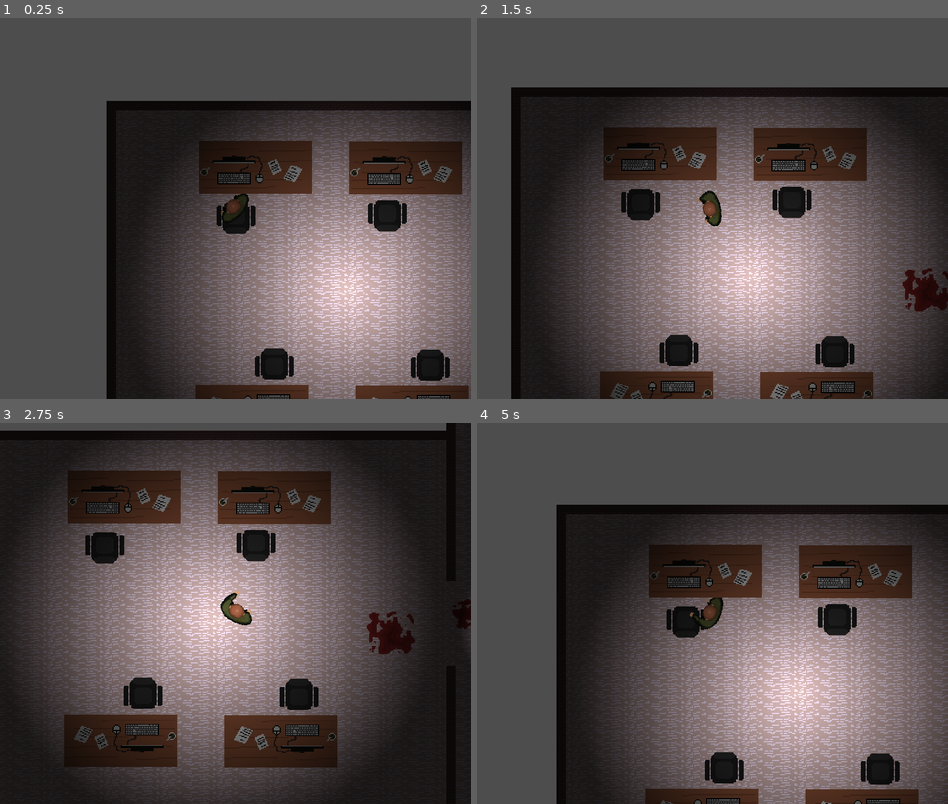
Above: before the commit, frames 1-4 (two rows, left to right).
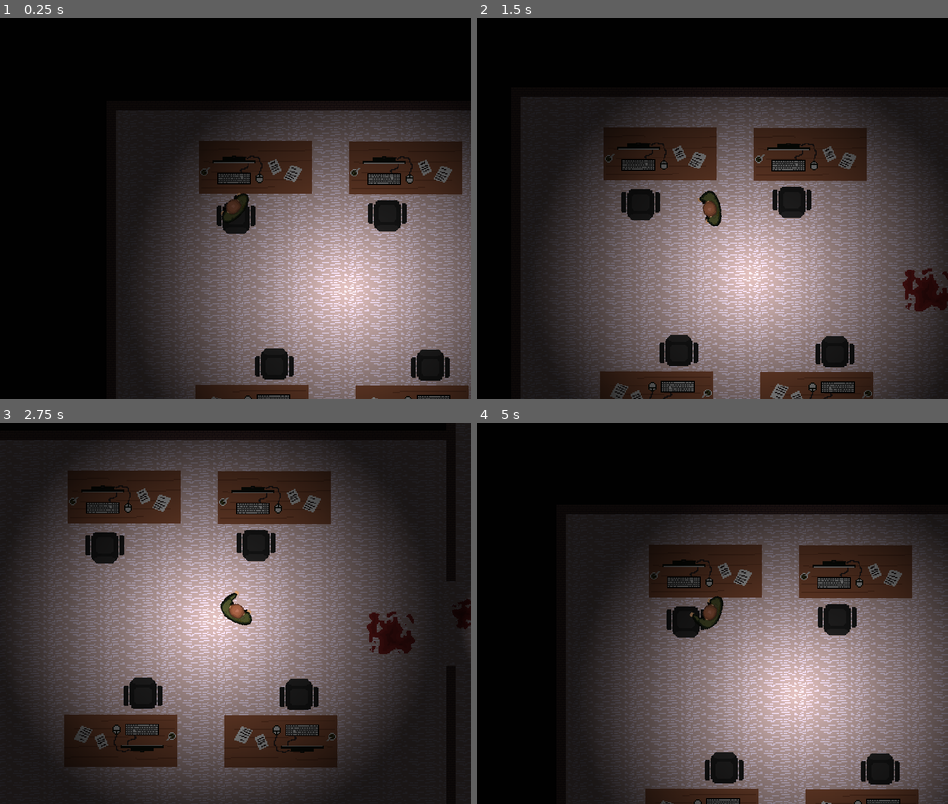
Above: after the commit, the same moments.

Repository: jmsanchezdiaz/boss-ipv-2024-e3.14cos
Game: Godot game, scene res://levels/level_0.tscn
Same seed, same stepped clock (60 frames per second), same inputs: the game is played once before the commit and once after it.
Inputs (mouse positions are in pixels of both pictures, inside the frame that each line leads up to):
- Up to frame 1 (0.25 s): no input
- Up to frame 2 (1.5 s): move the mouse to (816, 189) at 0.52 s; press the mouse at (816, 189) at 0.53 s; hold D (move_right) 0.53-1.28 s; move the mouse to (618, 227) at 1.27 s; release the mouse at (618, 227) at 1.28 s; hold S (move_down) from 1.28 s (still down); click (618, 227) at 1.35 s
- Up to frame 3 (2.75 s): move the mouse to (282, 529) at 2.02 s; release S (move_down) at 2.03 s; press the mouse at (282, 529) at 2.03 s; hold D (move_right) from 2.03 s (still down); tap E (collect) at 2.1 s
- Up to frame 4 (5 s): move the mouse to (688, 689) at 2.77 s; release D (move_right) at 2.78 s; release the mouse at (688, 689) at 2.78 s; hold W (move_up) 2.78-3.53 s; tap Shift (run) at 2.85 s; click (688, 689) at 3.05 s; move the mouse to (853, 670) at 3.52 s; press the mouse at (853, 670) at 3.53 s; hold A (move_left) from 3.53 s (still down); move the mouse to (571, 556) at 4.27 s; release the mouse at (571, 556) at 4.28 s; click (571, 556) at 4.35 s

The runs differ from the first frame. In frame 1, 39% of the frame differs, in the area x 0-100%, y 0-100%; in frame 2, 24%; in frame 3, 1.9%; in frame 4, 35%.

Commit message:
Feat: Level Zero UI

Diff:
--- a/entities/Player/player.gd
+++ b/entities/Player/player.gd
@@ -1,6 +1,7 @@
 extends CharacterBody2D
 class_name Player
 
+signal hit
 
 @export var ACCELERATION = 1500
 @export var FRICTION = 1500
@@ -217,6 +218,7 @@
 	else:
 		# bloodAnimation.play("Die")
 		queue_free()
+		hit.emit()
 	health = max(0, health - amount)
 
 
--- a/entities/world/Desk.tscn
+++ b/entities/world/Desk.tscn
@@ -17,5 +17,4 @@
 visible = false
 position = Vector2(-3.33786e-05, -4.37568e-06)
 rotation = -1.57079
-scale = Vector2(1, 1)
 shape = SubResource("RectangleShape2D_gdehe")
--- /dev/null
+++ b/hud.gd
@@ -0,0 +1,23 @@
+extends CanvasLayer
+
+# Called when the node enters the scene tree for the first time.
+func _ready() -> void:
+	hide()
+
+
+# Called every frame. 'delta' is the elapsed time since the previous frame.
+func _process(delta: float) -> void:
+	pass
+
+
+func show_game_over():
+	show()
+
+
+func _on_reset_button_pressed() -> void:
+	hide()
+	# Obtén la ruta de la escena actual
+	#var current_scene_path = get_tree().reload_current_scene()
+
+	# Cambia la escena a sí misma
+	get_tree().reload_current_scene()
--- /dev/null
+++ b/hud.tscn
@@ -0,0 +1,16 @@
+[gd_scene load_steps=2 format=3 uid="uid://dpmtbbduioxrq"]
+
+[ext_resource type="Script" path="res://hud.gd" id="1_s7av8"]
+
+[node name="Hud" type="CanvasLayer"]
+script = ExtResource("1_s7av8")
+
+[node name="ResetButton" type="Button" parent="."]
+offset_left = 244.0
+offset_top = 263.0
+offset_right = 532.0
+offset_bottom = 373.0
+theme_override_font_sizes/font_size = 74
+text = "Reset"
+
+[connection signal="pressed" from="ResetButton" to="." method="_on_reset_button_pressed"]
--- /dev/null
+++ b/levels/level_0.gd
@@ -0,0 +1,15 @@
+extends Node
+
+
+# Called when the node enters the scene tree for the first time.
+func _ready() -> void:
+	pass # Replace with function body.
+
+
+# Called every frame. 'delta' is the elapsed time since the previous frame.
+func _process(delta: float) -> void:
+	pass
+
+
+func _on_player_hit() -> void:
+	$Hud.show()
--- a/levels/level_0.tscn
+++ b/levels/level_0.tscn
@@ -1,6 +1,7 @@
-[gd_scene load_steps=15 format=3 uid="uid://co7ybm0ubahbq"]
+[gd_scene load_steps=17 format=3 uid="uid://co7ybm0ubahbq"]
 
 [ext_resource type="Texture2D" uid="uid://b86set2jhwmmx" path="res://assets/floor-v3.png" id="1_32f7s"]
+[ext_resource type="Script" path="res://levels/level_0.gd" id="1_sebl3"]
 [ext_resource type="Texture2D" uid="uid://xaoe1pe1rwng" path="res://assets/chair.png" id="2_0wci4"]
 [ext_resource type="PackedScene" uid="uid://b03m6mbug7ngg" path="res://entities/Player/Player.tscn" id="3_6sdbt"]
 [ext_resource type="PackedScene" uid="uid://b6ynng6353xjr" path="res://entities/Player/inventory/inventory_ui.tscn" id="4_40sv7"]
@@ -10,6 +11,7 @@
 [ext_resource type="PackedScene" uid="uid://c2o0kr8xieldc" path="res://entities/Player/inventory/items/bandage.tscn" id="8_jrvjv"]
 [ext_resource type="PackedScene" uid="uid://djba5um6gbc7k" path="res://entities/enemies/Zombie.tscn" id="8_o2v3o"]
 [ext_resource type="Texture2D" uid="uid://8ulx2k2lajms" path="res://assets/bloostain-v1.png" id="10_mv8n1"]
+[ext_resource type="PackedScene" uid="uid://dpmtbbduioxrq" path="res://hud.tscn" id="12_jydqv"]
 
 [sub_resource type="Gradient" id="Gradient_vg1fq"]
 offsets = PackedFloat32Array(0, 0.383648, 0.849057, 1)
@@ -49,6 +51,7 @@
 sources/1 = SubResource("TileSetAtlasSource_47tw2")
 
 [node name="Level0" type="Node"]
+script = ExtResource("1_sebl3")
 
 [node name="Floor" type="TextureRect" parent="."]
 offset_right = 800.0
@@ -183,16 +186,11 @@
 scale = Vector2(12.4063, 12.2031)
 texture = SubResource("GradientTexture2D_uv2qe")
 
-[node name="Player" parent="." instance=ExtResource("3_6sdbt")]
-position = Vector2(219, 183)
-rotation = -1.5708
-
-[node name="Camera2D" type="Camera2D" parent="Player"]
-
-[node name="CanvasLayer" type="CanvasLayer" parent="Player/Camera2D"]
-
-[node name="InventoryUI" parent="Player/Camera2D/CanvasLayer" instance=ExtResource("4_40sv7")]
-visible = false
+[node name="Crowbar" parent="." instance=ExtResource("7_dtxje")]
+position = Vector2(963, 338)
+
+[node name="Bandage" parent="." instance=ExtResource("8_jrvjv")]
+position = Vector2(957, -988)
 
 [node name="StaticBody2D" parent="." instance=ExtResource("4_vtmsm")]
 position = Vector2(253, 113)
@@ -216,12 +214,6 @@
 format = 2
 layer_0/tile_data = PackedInt32Array(0, 1, 0, 1, 1, 0, 2, 1, 0, 3, 1, 0, 4, 1, 0, 5, 1, 0, 6, 1, 0, 7, 1, 0, 8, 1, 0, 9 …(7337 unchanged characters)…
 
-[node name="Crowbar" parent="." instance=ExtResource("7_dtxje")]
-position = Vector2(963, 338)
-
-[node name="Bandage" parent="." instance=ExtResource("8_jrvjv")]
-position = Vector2(957, -988)
-
 [node name="Zombie" parent="." instance=ExtResource("8_o2v3o")]
 position = Vector2(972, -304)
 
@@ -242,3 +234,18 @@
 
 [node name="Zombie7" parent="." instance=ExtResource("8_o2v3o")]
 position = Vector2(940, -1336)
+
+[node name="Player" parent="." instance=ExtResource("3_6sdbt")]
+position = Vector2(219, 183)
+rotation = -1.5708
+
+[node name="Camera2D" type="Camera2D" parent="Player"]
+
+[node name="CanvasLayer" type="CanvasLayer" parent="Player/Camera2D"]
+
+[node name="InventoryUI" parent="Player/Camera2D/CanvasLayer" instance=ExtResource("4_40sv7")]
+visible = false
+
+[node name="Hud" parent="." instance=ExtResource("12_jydqv")]
+
+[connection signal="hit" from="Player" to="." method="_on_player_hit"]
--- a/project.godot
+++ b/project.godot
@@ -76,3 +76,4 @@
 [rendering]
 
 textures/canvas_textures/default_texture_filter=0
+environment/defaults/default_clear_color=Color(0.00566114, 0.00566115, 0.00566114, 1)
